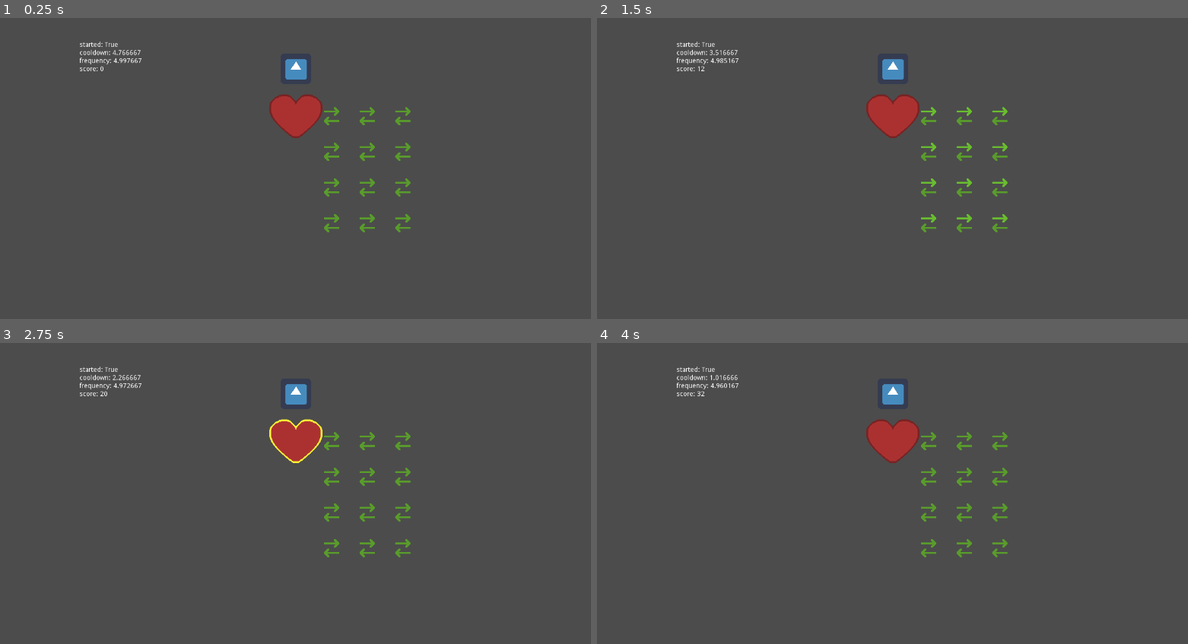
Above: before the commit, frames 1-4 (two rows, left to right).
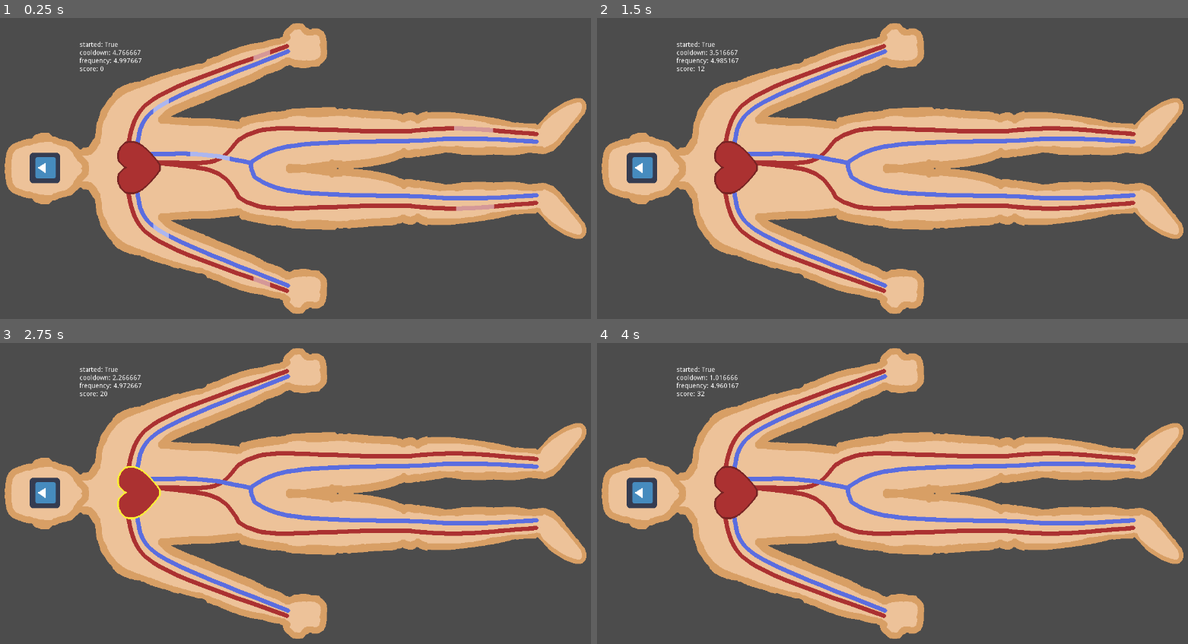
Above: after the commit, the same moments.

Repository: bitwise-aiden/gwj30
Game: Godot game, scene res://source/main.tscn
Same seed, same stepped clock (60 frames per second), same inputs: the game is played once before the commit and once after it. The engine's default icon, where the game draws it, is replaced by a stand-in: a white triangle on a blue panel in a dark square.
Inputs (mouse positions are in pixels of both pictures, inside the frame that each line leads up to; where the layout moved, square brackets give the same spot in the first picture):
- Up to frame 1 (0.25 s): no input
- Up to frame 2 (1.5 s): click (738, 168) [892, 117] at 0.5 s; click (738, 168) [892, 117] at 1.25 s
- Up to frame 3 (2.75 s): click (141, 493) [295, 442] at 2 s
- Up to frame 4 (4 s): move the mouse to (927, 436) at 2.77 s; press the mouse at (927, 436) at 2.78 s; move the mouse to (963, 436) at 3.52 s; release the mouse at (963, 436) at 3.53 s; click (963, 436) at 3.6 s

The runs differ from the first frame. In frame 1, 39% of the frame differs, in the area x 0-100%, y 1-99%; in frame 2, 39%; in frame 3, 39%; in frame 4, 39%.

Commit message:
Add handling for new veins and shaders

Diff:
--- a/project.godot
+++ b/project.godot
@@ -48,6 +48,16 @@
 "class": "Vein",
 "language": "GDScript",
 "path": "res://source/circulation/vein.gd"
+}, {
+"base": "Sprite",
+"class": "VeinIn",
+"language": "GDScript",
+"path": "res://source/circulation/vein_in.gd"
+}, {
+"base": "Sprite",
+"class": "VeinOut",
+"language": "GDScript",
+"path": "res://source/circulation/vein_out.gd"
 } ]
 _global_script_class_icons={
 "BaseTask": "",
@@ -57,7 +67,9 @@
 "PlayerInput": "",
 "Task": "",
 "TaskQueue": "",
-"Vein": ""
+"Vein": "",
+"VeinIn": "",
+"VeinOut": ""
 }
 
 [application]
--- a/source/circulation/limb.gd
+++ b/source/circulation/limb.gd
@@ -10,6 +10,8 @@
 
 var __nodes: Array = []
 var __health: float = HEALTH_MAX
+var __vein_in: VeinIn = null
+var __vein_out: VeinOut = null
 
 
 # Lifecycle methods
@@ -19,6 +21,15 @@
 	var previous_node = self
 
 	for node in self.get_children():
+		if node is VeinIn:
+			self.__vein_in = node
+			continue
+
+		if node is VeinOut:
+			self.__vein_out = node
+			continue
+
+
 		if !node is CirculationNode:
 			continue
 
@@ -51,6 +62,7 @@
 func flow(from_node: CirculationNode) -> void:
 	if from_node == null:
 		.flow(from_node)
+		self.__handle_visual_flow()
 	else:
 		self._update_health(self.HEALTH_REGEN)
 
@@ -74,3 +86,32 @@
 
 	if self.__health == self.HEALTH_MIN:
 		self.kill()
+
+
+# Private methods
+func __handle_visual_flow() -> void:
+	var blocked_index: int = -1
+
+	for index in self.__nodes.size():
+		if self.__nodes[index].is_blocked():
+			blocked_index = index
+			break
+
+	var start_time = OS.get_ticks_msec() / 1000.0
+	self.__vein_out.material.set_shader_param("start_time", start_time)
+
+	if self.is_blocked() && blocked_index < self.__nodes.size() / 2:
+		var blocked_y: float = self.__nodes[blocked_index].position.y
+		self.__vein_out.material.set_shader_param("blocked_y", blocked_y)
+		return
+
+	self.__timer.start(0.3)
+	yield(self.__timer, "timeout")
+
+	start_time = OS.get_ticks_msec() / 1000.0
+	self.__vein_in.material.set_shader_param("start_time", start_time)
+
+
+	if self.is_blocked() && blocked_index >= self.__nodes.size() / 2:
+		var blocked_y: float = self.__nodes[blocked_index].position.y
+		self.__vein_out.material.set_shader_param("blocked_y", blocked_y)
--- a/source/circulation/limb.tscn
+++ b/source/circulation/limb.tscn
@@ -1,34 +1,13 @@
-[gd_scene load_steps=4 format=2]
+[gd_scene load_steps=3 format=2]
 
 [ext_resource path="res://source/circulation/limb.gd" type="Script" id=1]
-[ext_resource path="res://source/circulation/vein.tscn" type="PackedScene" id=2]
-[ext_resource path="res://assets/music/blocked.ogg" type="AudioStream" id=3]
+[ext_resource path="res://assets/audio/blocked.ogg" type="AudioStream" id=3]
 
 [node name="limb" type="Node2D"]
 script = ExtResource( 1 )
 
+[node name="timer" type="Timer" parent="."]
+
 [node name="blocked" type="AudioStreamPlayer2D" parent="."]
 stream = ExtResource( 3 )
-
-[node name="timer" type="Timer" parent="."]
-
-[node name="vein" parent="." instance=ExtResource( 2 )]
-position = Vector2( 75, -10 )
-
-[node name="vein2" parent="." instance=ExtResource( 2 )]
-position = Vector2( 150, -10 )
-
-[node name="vein3" parent="." instance=ExtResource( 2 )]
-position = Vector2( 225, -10 )
-
-[node name="vein4" parent="." instance=ExtResource( 2 )]
-position = Vector2( 225, 10 )
-rotation = 3.14159
-
-[node name="vein5" parent="." instance=ExtResource( 2 )]
-position = Vector2( 150, 10 )
-rotation = 3.14159
-
-[node name="vein6" parent="." instance=ExtResource( 2 )]
-position = Vector2( 75, 10 )
-rotation = 3.14159
+bus = "Sound Effects"
--- a/source/circulation/vein.gd
+++ b/source/circulation/vein.gd
@@ -1,9 +1,13 @@
 class_name Vein extends CirculationNode
 
 
-export(Color) var color_normal = Color("5a9d2c")
+#export(Color) var color_normal = Color("5a9d2c")
+#export(Color) var color_flowing = Color("6abe30")
+#export(Color) var color_blocked = Color("8c2020")
+#export(Color) var color_dead = Color("3e3e3e")
+export(Color) var color_normal = Color("6abe30")
 export(Color) var color_flowing = Color("6abe30")
-export(Color) var color_blocked = Color("8c2020")
+export(Color) var color_blocked = Color("782424")
 export(Color) var color_dead = Color("3e3e3e")
 
 
@@ -34,7 +38,7 @@
 
 	self.__hazard.visible = true
 	self.__hazard.rotation = -self.global_rotation
-	self.__hazard.global_position = self.global_position + Vector2(0.0, -16.0)
+	self.__hazard.global_position = self.global_position
 
 	for area in self.__areas:
 		area.input_pickable = true
--- a/source/circulation/vein.tscn
+++ b/source/circulation/vein.tscn
@@ -4,10 +4,9 @@
 [ext_resource path="res://source/circulation/vein.gd" type="Script" id=2]
 [ext_resource path="res://assets/art/hazard.png" type="Texture" id=3]
 
+[sub_resource type="RectangleShape2D" id=1]
+
 [sub_resource type="RectangleShape2D" id=2]
-extents = Vector2( 10, 16 )
-
-[sub_resource type="RectangleShape2D" id=1]
 extents = Vector2( 16, 16 )
 
 [node name="vein" type="Node2D"]
@@ -17,17 +16,18 @@
 
 [node name="hazard" type="Sprite" parent="."]
 visible = false
-position = Vector2( 0, -30 )
+scale = Vector2( 2, 2 )
+z_index = 1
 texture = ExtResource( 3 )
 
 [node name="area" type="Area2D" parent="hazard"]
 input_pickable = false
 
 [node name="collision_hazard" type="CollisionShape2D" parent="hazard/area"]
-position = Vector2( 0, 6 )
-shape = SubResource( 2 )
+shape = SubResource( 1 )
 
 [node name="sprite" type="Sprite" parent="."]
+visible = false
 rotation = 1.5708
 texture = ExtResource( 1 )
 
--- a/source/main.gd
+++ b/source/main.gd
@@ -5,7 +5,7 @@
 const EVENT_FREQUENCY_INITIAL: float = 5.0
 
 onready var __blockables: Array = self.get_tree().get_nodes_in_group("blockable")
-onready var __heart = $heart
+onready var __heart = $human/heart
 onready var __minigames: Array = $mini_games.get_children()
 onready var __success_audio: AudioStreamPlayer = $success
 onready var __timer: Timer = $timer
--- a/source/main.tscn
+++ b/source/main.tscn
@@ -1,12 +1,23 @@
-[gd_scene load_steps=8 format=2]
-
-[ext_resource path="res://assets/music/music.ogg" type="AudioStream" id=1]
+[gd_scene load_steps=19 format=2]
+
+[ext_resource path="res://assets/audio/music.ogg" type="AudioStream" id=1]
 [ext_resource path="res://icon.png" type="Texture" id=2]
 [ext_resource path="res://source/circulation/limb.tscn" type="PackedScene" id=3]
-[ext_resource path="res://assets/music/success.ogg" type="AudioStream" id=4]
+[ext_resource path="res://assets/audio/success.ogg" type="AudioStream" id=4]
 [ext_resource path="res://source/circulation/heart.tscn" type="PackedScene" id=5]
+[ext_resource path="res://assets/art/human.png" type="Texture" id=6]
 [ext_resource path="res://source/main.gd" type="Script" id=7]
 [ext_resource path="res://source/mini_games/mini_games.tscn" type="PackedScene" id=8]
+[ext_resource path="res://source/circulation/vein.tscn" type="PackedScene" id=9]
+[ext_resource path="res://assets/art/left_arm_in.png" type="Texture" id=11]
+[ext_resource path="res://assets/art/left_arm_out.png" type="Texture" id=12]
+[ext_resource path="res://assets/shaders/veins.tres" type="Material" id=13]
+[ext_resource path="res://source/circulation/vein_out.gd" type="Script" id=14]
+[ext_resource path="res://source/circulation/vein_in.gd" type="Script" id=15]
+[ext_resource path="res://assets/art/left_leg_in.png" type="Texture" id=16]
+[ext_resource path="res://assets/art/left_leg_out.png" type="Texture" id=17]
+[ext_resource path="res://assets/art/right_leg_in.png" type="Texture" id=18]
+[ext_resource path="res://assets/art/right_leg_out.png" type="Texture" id=19]
 
 [node name="main" type="Node2D"]
 script = ExtResource( 7 )
@@ -22,30 +33,177 @@
 
 [node name="timer" type="Timer" parent="."]
 
-[node name="icon" type="Sprite" parent="."]
-position = Vector2( 640, 150 )
+[node name="human" type="Sprite" parent="."]
+position = Vector2( 623, 360 )
+rotation = -1.5708
+texture = ExtResource( 6 )
+
+[node name="icon" type="Sprite" parent="human"]
+position = Vector2( 0.876862, -510.799 )
 texture = ExtResource( 2 )
 
-[node name="heart" parent="." instance=ExtResource( 5 )]
-position = Vector2( 640, 250 )
-
-[node name="limb" parent="heart" instance=ExtResource( 3 )]
-
-[node name="limb2" parent="heart" instance=ExtResource( 3 )]
-position = Vector2( 0, 75 )
-
-[node name="limb3" parent="heart" instance=ExtResource( 3 )]
-position = Vector2( 0, 150 )
-
-[node name="limb4" parent="heart" instance=ExtResource( 3 )]
-position = Vector2( 0, 225 )
+[node name="heart" parent="human" instance=ExtResource( 5 )]
+position = Vector2( 2.32413, -313.242 )
+z_index = 2
+
+[node name="left_arm" parent="human/heart" instance=ExtResource( 3 )]
+
+[node name="in" type="Sprite" parent="human/heart/left_arm"]
+material = ExtResource( 13 )
+position = Vector2( 145.758, 155.422 )
+z_index = -1
+texture = ExtResource( 11 )
+script = ExtResource( 15 )
+
+[node name="out" type="Sprite" parent="human/heart/left_arm"]
+material = ExtResource( 13 )
+position = Vector2( 150.307, 144.305 )
+z_index = -1
+texture = ExtResource( 12 )
+script = ExtResource( 14 )
+
+[node name="vein" parent="human/heart/left_arm" instance=ExtResource( 9 )]
+position = Vector2( 98.8569, -8.87985 )
+rotation = 0.417931
+
+[node name="vein2" parent="human/heart/left_arm" instance=ExtResource( 9 )]
+position = Vector2( 174.631, 91.056 )
+rotation = 1.17004
+
+[node name="vein3" parent="human/heart/left_arm" instance=ExtResource( 9 )]
+position = Vector2( 223.63, 223.206 )
+rotation = 1.2648
+
+[node name="vein4" parent="human/heart/left_arm" instance=ExtResource( 9 )]
+position = Vector2( 209.895, 227.951 )
+rotation = 4.34112
+
+[node name="vein5" parent="human/heart/left_arm" instance=ExtResource( 9 )]
+position = Vector2( 156.706, 98.3471 )
+rotation = 4.28701
+
+[node name="vein6" parent="human/heart/left_arm" instance=ExtResource( 9 )]
+position = Vector2( 89.0321, 7.44977 )
+rotation = 3.57512
+
+[node name="right_arm" parent="human/heart" instance=ExtResource( 3 )]
+position = Vector2( -5, 0 )
+scale = Vector2( -1, 1 )
+
+[node name="in" type="Sprite" parent="human/heart/right_arm"]
+material = ExtResource( 13 )
+position = Vector2( 145.758, 155.422 )
+z_index = -1
+texture = ExtResource( 11 )
+script = ExtResource( 15 )
+
+[node name="out" type="Sprite" parent="human/heart/right_arm"]
+material = ExtResource( 13 )
+position = Vector2( 150.307, 144.305 )
+z_index = -1
+texture = ExtResource( 12 )
+script = ExtResource( 14 )
+
+[node name="vein" parent="human/heart/right_arm" instance=ExtResource( 9 )]
+position = Vector2( 98.8569, -8.87985 )
+rotation = 0.417931
+
+[node name="vein2" parent="human/heart/right_arm" instance=ExtResource( 9 )]
+position = Vector2( 174.631, 91.056 )
+rotation = 1.17004
+
+[node name="vein3" parent="human/heart/right_arm" instance=ExtResource( 9 )]
+position = Vector2( 223.63, 223.206 )
+rotation = 1.2648
+
+[node name="vein4" parent="human/heart/right_arm" instance=ExtResource( 9 )]
+position = Vector2( 209.895, 227.951 )
+rotation = 4.34112
+
+[node name="vein5" parent="human/heart/right_arm" instance=ExtResource( 9 )]
+position = Vector2( 156.706, 98.3471 )
+rotation = 4.28701
+
+[node name="vein6" parent="human/heart/right_arm" instance=ExtResource( 9 )]
+position = Vector2( 89.0321, 7.44977 )
+rotation = 3.57512
+
+[node name="left_leg" parent="human/heart" instance=ExtResource( 3 )]
+
+[node name="left_leg_in" type="Sprite" parent="human/heart/left_leg"]
+material = ExtResource( 13 )
+position = Vector2( 36, 426 )
+z_index = -1
+texture = ExtResource( 16 )
+script = ExtResource( 15 )
+
+[node name="left_leg_out" type="Sprite" parent="human/heart/left_leg"]
+material = ExtResource( 13 )
+position = Vector2( 46, 431 )
+z_index = -1
+texture = ExtResource( 17 )
+script = ExtResource( 14 )
+
+[node name="vein" parent="human/heart/left_leg" instance=ExtResource( 9 )]
+position = Vector2( 81.8461, 324.586 )
+
+[node name="vein2" parent="human/heart/left_leg" instance=ExtResource( 9 )]
+position = Vector2( 77.3605, 536.492 )
+
+[node name="vein3" parent="human/heart/left_leg" instance=ExtResource( 9 )]
+position = Vector2( 78.4809, 752.883 )
+
+[node name="vein4" parent="human/heart/left_leg" instance=ExtResource( 9 )]
+position = Vector2( 58.86, 752.322 )
+
+[node name="vein5" parent="human/heart/left_leg" instance=ExtResource( 9 )]
+position = Vector2( 54.376, 536.492 )
+
+[node name="vein6" parent="human/heart/left_leg" instance=ExtResource( 9 )]
+position = Vector2( 46.5284, 325.147 )
+
+[node name="right_leg" parent="human/heart" instance=ExtResource( 3 )]
+
+[node name="right_leg_in" type="Sprite" parent="human/heart/right_leg"]
+material = ExtResource( 13 )
+position = Vector2( -17, 426 )
+z_index = -1
+texture = ExtResource( 18 )
+script = ExtResource( 15 )
+
+[node name="right_leg_out" type="Sprite" parent="human/heart/right_leg"]
+material = ExtResource( 13 )
+position = Vector2( -51, 442 )
+z_index = -1
+texture = ExtResource( 19 )
+script = ExtResource( 14 )
+
+[node name="vein" parent="human/heart/right_leg" instance=ExtResource( 9 )]
+position = Vector2( -85.7726, 324.586 )
+
+[node name="vein2" parent="human/heart/right_leg" instance=ExtResource( 9 )]
+position = Vector2( -82.4098, 537.052 )
+
+[node name="vein3" parent="human/heart/right_leg" instance=ExtResource( 9 )]
+position = Vector2( -82.9713, 759.049 )
+
+[node name="vein4" parent="human/heart/right_leg" instance=ExtResource( 9 )]
+position = Vector2( -62.2291, 757.928 )
+
+[node name="vein5" parent="human/heart/right_leg" instance=ExtResource( 9 )]
+position = Vector2( -60.5465, 535.37 )
+
+[node name="vein6" parent="human/heart/right_leg" instance=ExtResource( 9 )]
+position = Vector2( -50.455, 324.025 )
 
 [node name="mini_games" parent="." instance=ExtResource( 8 )]
+position = Vector2( 623, 360 )
+z_index = 3
 
 [node name="music" type="AudioStreamPlayer" parent="."]
 stream = ExtResource( 1 )
 autoplay = true
-bus = "Music"
 
 [node name="success" type="AudioStreamPlayer" parent="."]
 stream = ExtResource( 4 )
+bus = "Sound Effects"
Not shown: 1 places in source/circulation/vein.tscn that only renumber resources
